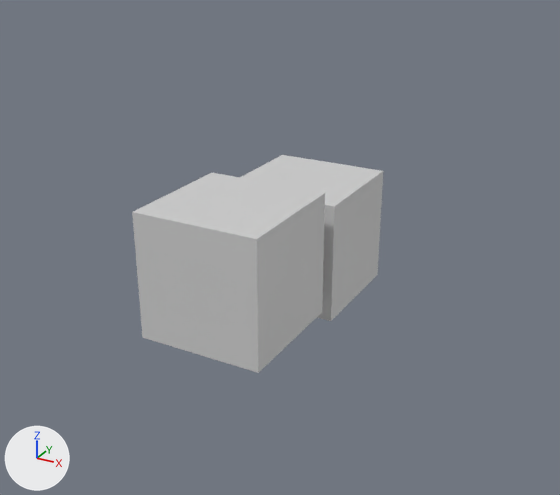
A saved change to the COLLADA model maps/ruins/models/scene.dae.
Rendered twice from a camera (50 mm lens) standing at (5.65, -11.09, 6.27) and looking at (-0.82, 0.68, 0.38). Lighting does not change. The marker at lower left points along +X, +Y and +Z. Where no turn or scale is listed for an object, it has been applied to the vertices.
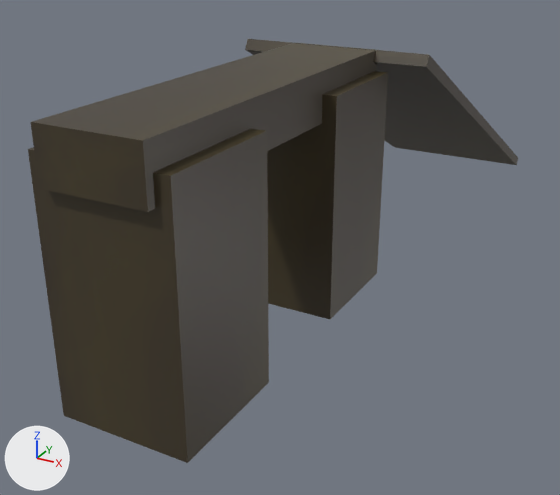
Location of each change, [x1, y1, x2, y2] in pixels of the pictures (560 x 495 px):
'Cube_001', recoloured, moved, rescaled (25% wider, 67% taller): before [132, 173, 325, 373]; after [28, 129, 269, 463]
'Cube', recoloured, moved, rescaled: before [240, 155, 383, 321]; after [31, 43, 377, 212]
'Cube_000', added: after [267, 71, 388, 319]
'Cube_003', added (black): after [245, 39, 518, 165]

Patch to the scene script:
```diff
--- a/maps/ruins/models/scene.dae.py
+++ b/maps/ruins/models/scene.dae.py
@@ img_rock_png @@
+img_rock_png = load_image('rock.png', 'rock.png', 256, 256, 'sRGB')
@@ mat_rock @@
+mat_rock = principled_material('Rock')
+mat_rock.texture = img_rock_png
+mat_rock.roughness = 0.44
@@ me_cube @@
 me_cube.from_pydata(...)  # 8 vertices, 6 faces; spans x -1.0..1.0, y -1.0..1.0, z -1.0..1.0
-me_cube.materials.append(mat_material)  # light grey #d1d1d1
+me_cube.materials.append(mat_rock)  # picture img_rock_png
@@ me_cube_001 @@
 me_cube_001.from_pydata(...)  # 8 vertices, 6 faces; spans x -1.0..1.0, y -1.0..1.0, z -1.0..1.0
-me_cube_001.materials.append(mat_material)  # light grey #d1d1d1
+me_cube_001.materials.append(mat_rock)  # picture img_rock_png
@@ me_cube_003 @@
+me_cube_003.from_pydata(...)  # 8 vertices, 6 faces; spans x -1.68..1.68, y -4.04..4.04, z -2.02..2.02
+me_cube_003.materials.append(mat_rock)  # picture img_rock_png
@@ me_cube_000 @@
+me_cube_000.from_pydata(...)  # a box spanning x -1.0..1.0, y -1.0..1.0, z -1.83..1.83
+me_cube_000.materials.append(mat_rock)  # picture img_rock_png
@@ ob_cube @@
 ob_cube = bpy.data.objects.new('Cube', me_cube)
-ob_cube.location = (0.0, 0.1, 1.06)
+ob_cube.location = (0.0, -1.98, 3.72)
+ob_cube.scale = (0.77, 3.1, 0.385)
@@ ob_cube_001 @@
 ob_cube_001 = bpy.data.objects.new('Cube_001', me_cube_001)
-ob_cube_001.location = (0.0, -2.25, 1.39)
+ob_cube_001.location = (0.0, -3.96, 1.9)
+ob_cube_001.scale = (1.0, 1.0, 1.83)
@@ ob_cube_003 @@
+ob_cube_003 = bpy.data.objects.new('Cube_003', me_cube_003)
+ob_cube_003.location = (0.0, 5.0, 2.1)
@@ ob_cube_000 @@
+ob_cube_000 = bpy.data.objects.new('Cube_000', me_cube_000)
+ob_cube_000.location = (0.0, 0.06, 1.94)
```
